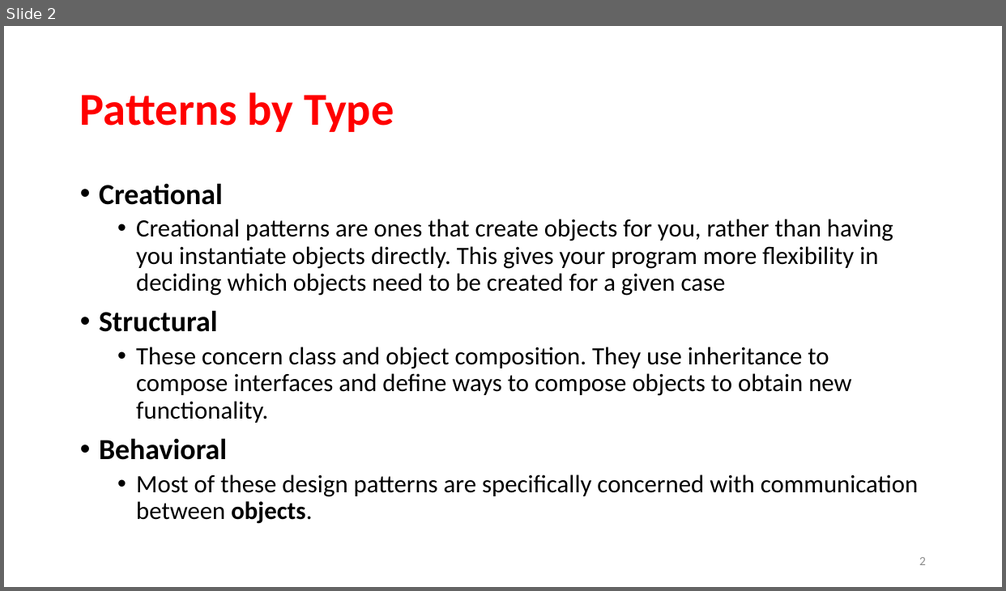
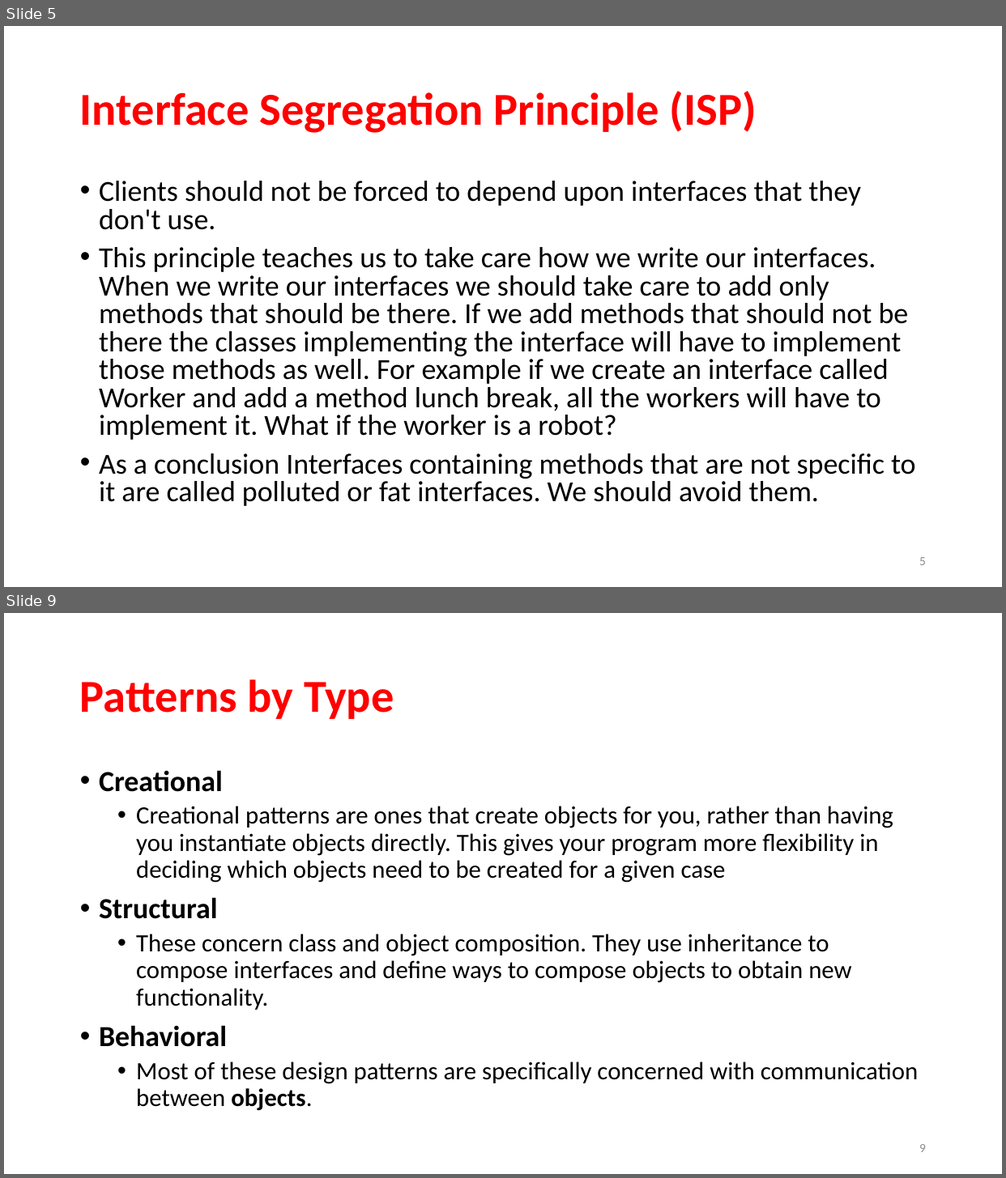
Before and after one commit to rainyheart/bjc-protoss-design_patten-demo, a slide deck: ppt/Design Patterns.pptx. Shown one above the other, each under a label of ours: slide 2 before the commit, slides 5 and 9 after it; the slides between them are not shown. The pictures are 1006x591 and 1006x1178 pixels, drawn with LibreOffice and Linux fonts; fonts in the diff are those of the drawing; background and template pictures are left out. Boxes give left, top, right and bottom in pixels: in the first picture for what was removed or moved away, otherwise in the second. Text is boxed around its words. In the diff, an @@ line names an element or a change of style, - is before the commit and + after.

```diff
--- a/ppt/Design Patterns.pptx
+++ b/ppt/Design Patterns.pptx
@@ slide 5 added at box(4, 26, 1002, 587), background picture (left out) @@
@@ title added at box(80, 91, 756, 133), 44 pt, text #FF0000, bold @@
+Interface Segregation Principle (ISP)
@@ text added at box(99, 181, 916, 506), 28 pt, text #000000 @@
+• Clients should not be forced to depend upon interfaces that they don't use.
+• This principle teaches us to take care how we write our interfaces. When we write our interfaces we should take care to add only methods that should be there. If we add methods that should not be there the classes implementing the interface will have to implement those methods as well. For example if we create an interface called Worker and add a method lunch break, all the workers will have to implement it. What if the worker is a robot?
+• As a conclusion Interfaces containing methods that are not specific to it are called polluted or fat interfaces. We should avoid them.
@@ page number added at box(919, 557, 926, 565), 12 pt, text #8C8C8C @@
+5
@@ what was slide 2 is now slide 9 @@
@@ page number at box(919, 1144, 926, 1152): text changed @@
-2
+9
```
Also in this commit, not shown: 3 slides changed, 14 other slides added, 1 slide removed, 20 other files.
